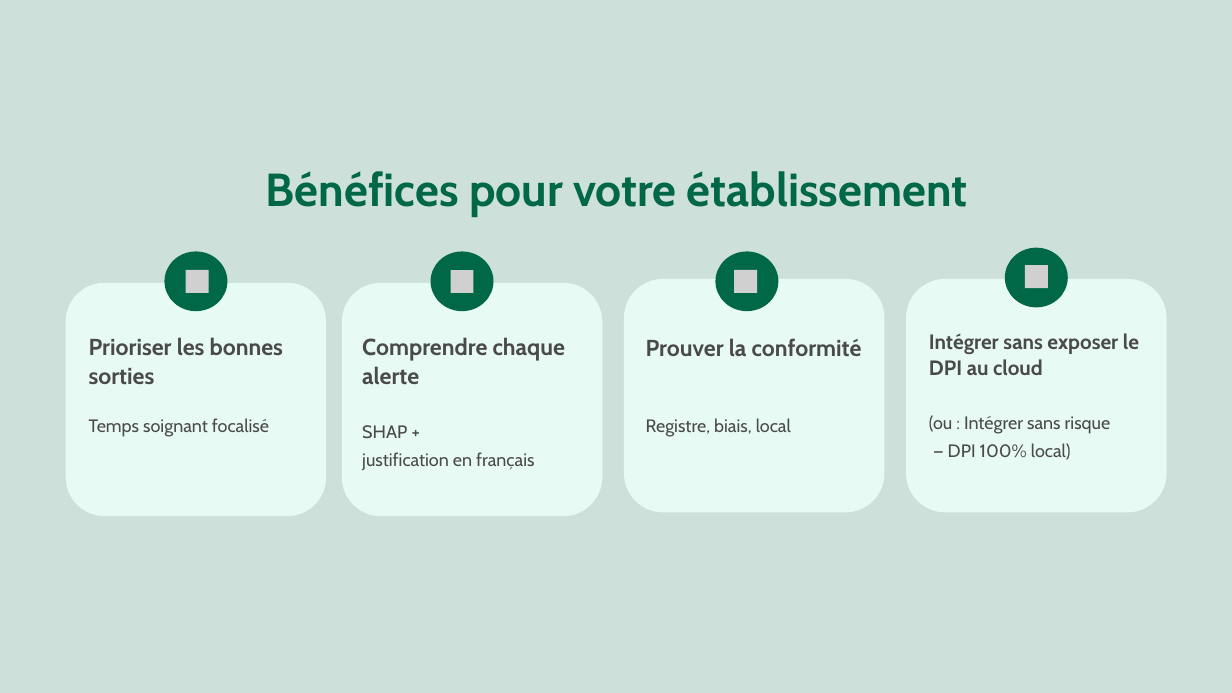
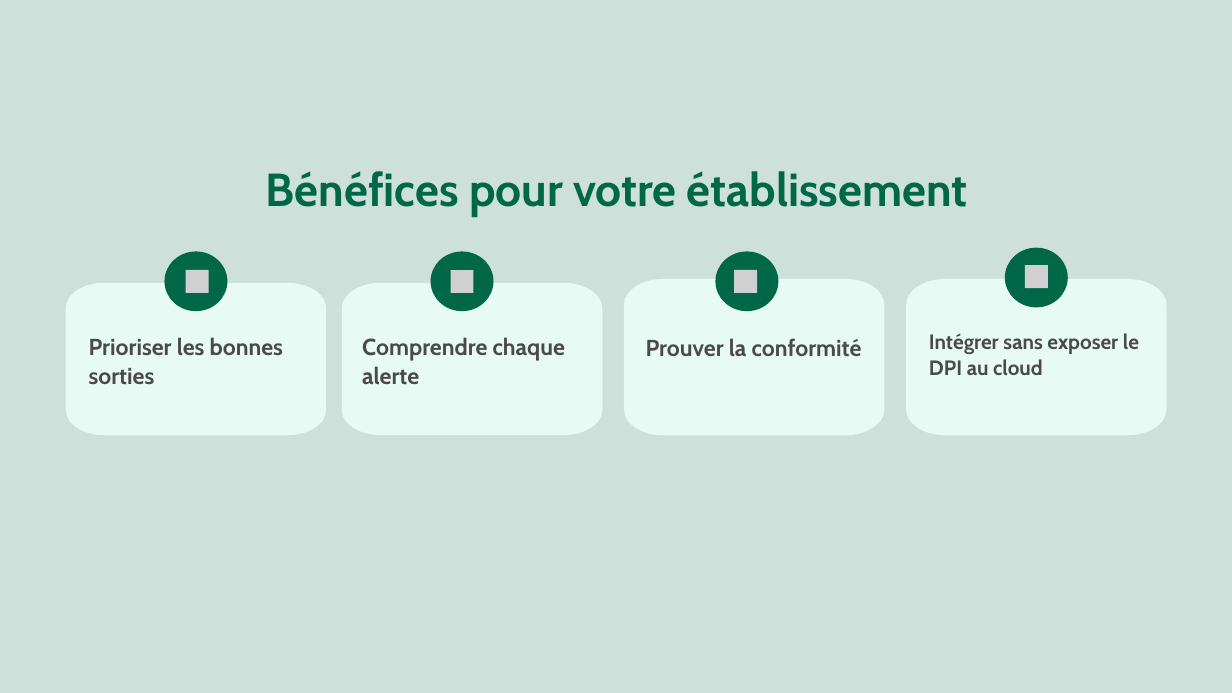
Before and after one commit to Leo-Segalini/CISIA---Sujet-Sante-, a slide deck: slide 4 of Projet_CISIALSB.pptx (slide 6 before the commit). Drawn at 1232x693 pixels with LibreOffice and Linux fonts; fonts in the diff are those of the drawing; grey boxes stand for pictures; background and template pictures are left out. Boxes give left, top, right and bottom in pixels: in the first picture for what was removed or moved away, otherwise in the second. Text is boxed around its words. In the diff, an @@ line names an element or a change of style, - is before the commit and + after.

```diff
--- a/Projet_CISIALSB.pptx
+++ b/Projet_CISIALSB.pptx
@@ freeform shape: place and size @@
-freeform shape at <box>66,283,326,516</box>
+freeform shape at <box>66,283,326,436</box>
@@ freeform shape: place and size @@
-freeform shape at <box>342,283,602,516</box>
+freeform shape at <box>342,283,602,435</box>
@@ freeform shape: place and size @@
-freeform shape at <box>624,279,885,513</box>
+freeform shape at <box>624,279,885,436</box>
@@ freeform shape: place and size @@
-freeform shape at <box>906,279,1167,513</box>
+freeform shape at <box>906,279,1167,436</box>
@@ text removed at <box>89,418,269,437</box> @@
-Temps soignant focalisé
@@ text removed at <box>646,418,791,437</box> @@
-Registre, biais, local
@@ text removed at <box>929,415,1111,460</box> @@
-(ou : Intégrer sans risque
-— DPI 100% local)
@@ text removed at <box>362,425,534,471</box> @@
-SHAP +
-justification en français
```
Also in this commit, not shown: 4 other slides changed, 2 slides added, 9 slides removed, 1 other file.
